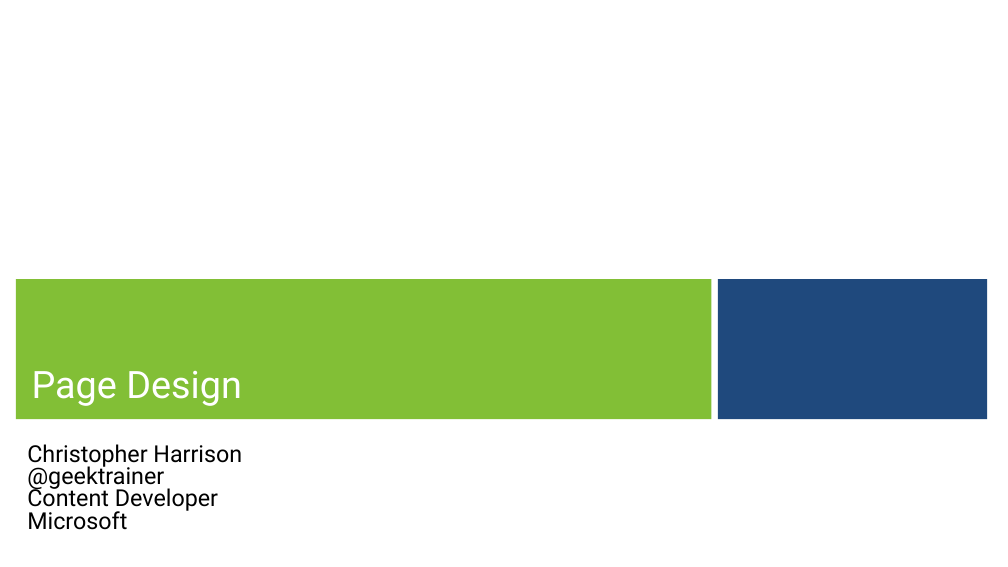
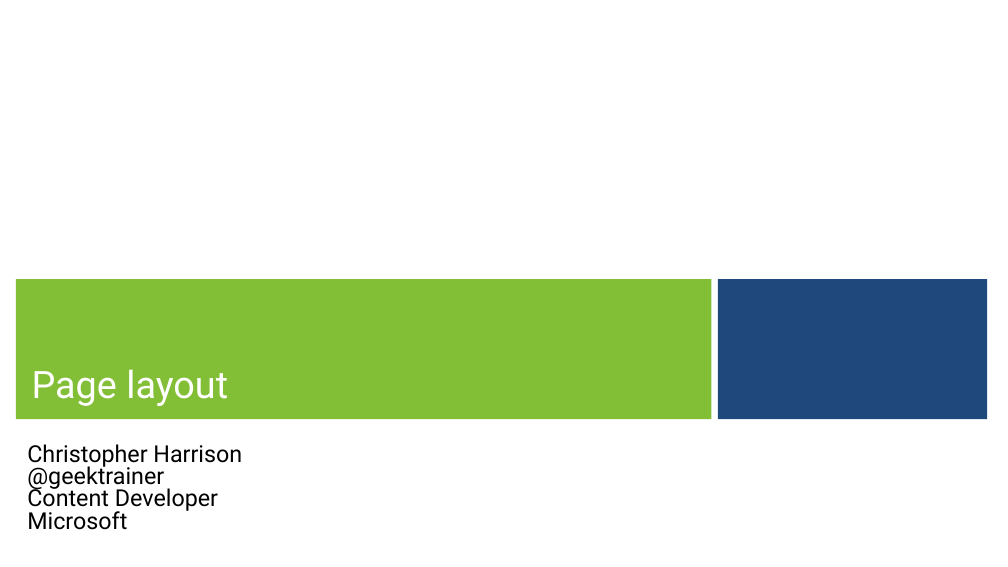
Before and after one commit to zmy/Bootstrap-edX, a slide deck: slide 1 of Slides/Week 1 - Part 2 - Page layout.pptx. Drawn at 1008x567 pixels with LibreOffice and Linux fonts; fonts in the diff are those of the drawing; background and template pictures are left out. Boxes give left, top, right and bottom in pixels: in the first picture for what was removed or moved away, otherwise in the second. Text is boxed around its words. In the diff, an @@ line names an element or a change of style, - is before the commit and + after.

```diff
--- a/Slides/Week 1 - Part 2 - Page layout.pptx
+++ b/Slides/Week 1 - Part 2 - Page layout.pptx
@@ text at <box>32,369,228,406</box>: text changed @@
-Page Design
+Page layout
```
Also in this commit, not shown: 9 slides added, 7 slides removed, 3 other files.
